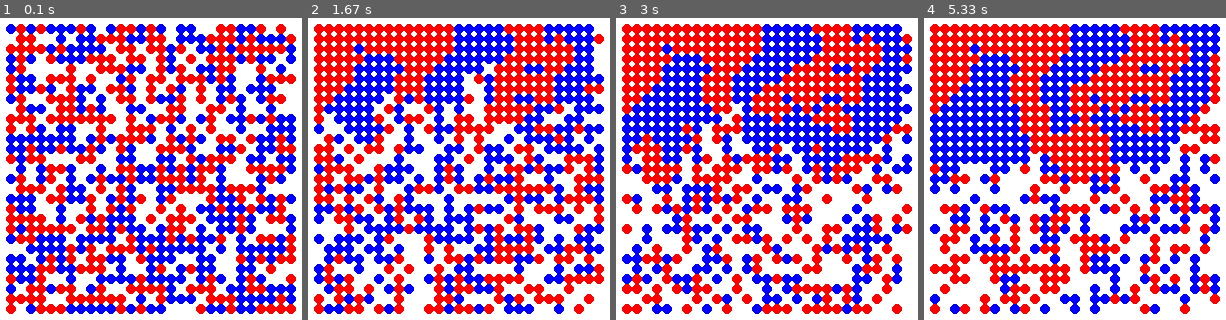
Above: before the commit, frames 1-4 (left to right).
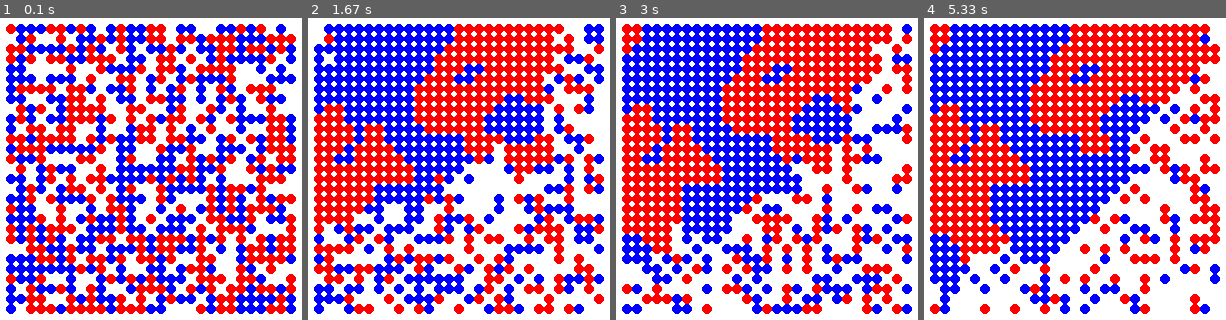
Above: after the commit, the same moments.

Repository: Dunkaburk/gruprog_1
Game: pygame game, started from grundlaggande_programvareutveckling/Neighbours/src/Neighbours.py
Same seed, same stepped clock (60 frames per second), same inputs: the game is played once before the commit and once after it.
Inputs:
- Up to frame 1 (0.1 s): no input
- Up to frame 2 (1.67 s): no input
- Up to frame 3 (3 s): no input
- Up to frame 4 (5.33 s): no input

The runs differ from the first frame. In frame 1, 27% of the frame differs, in the area x 1-99%, y 1-99%; in frame 2, 46%; in frame 3, 44%; in frame 4, 45%.

Commit message:
Update Neighbours.py

Diff:
--- a/grundlaggande_programvareutveckling/Neighbours/src/Neighbours.py
+++ b/grundlaggande_programvareutveckling/Neighbours/src/Neighbours.py
@@ -38,8 +38,8 @@
 class NeighborsModel:
     # Tune these numbers to test different distributions or update speeds
     FRAME_RATE = 20  # Increase number to speed simulation up
-    DIST = [0.35, 0.35, 0.30]  # % of RED, BLUE, and NONE
-    THRESHOLD = 0.5  # % of surrounding neighbours that should be like me for satisfaction
+    DIST = [0.35, 0.35, 0.3]  # % of RED, BLUE, and NONE
+    THRESHOLD = 0.4  # % of surrounding neighbours that should be like me for satisfaction
 
     size = SIZE
 
@@ -130,7 +130,7 @@
                     opposite_actor = get_opposite_actor(current_actor)
                     number_of_similar = count(neighbours, current_actor)
                     number_of_none = count(neighbours, opposite_actor)
-                    if number_of_similar <= round(minimum_similar * (len(neighbours)-number_of_none)):
+                    if number_of_similar <= ceil(minimum_similar * (len(neighbours)-number_of_none)):
                         self.world[row][column] = Actor.NONE
                         unsatisfied_list.append(current_actor)
         return unsatisfied_list
